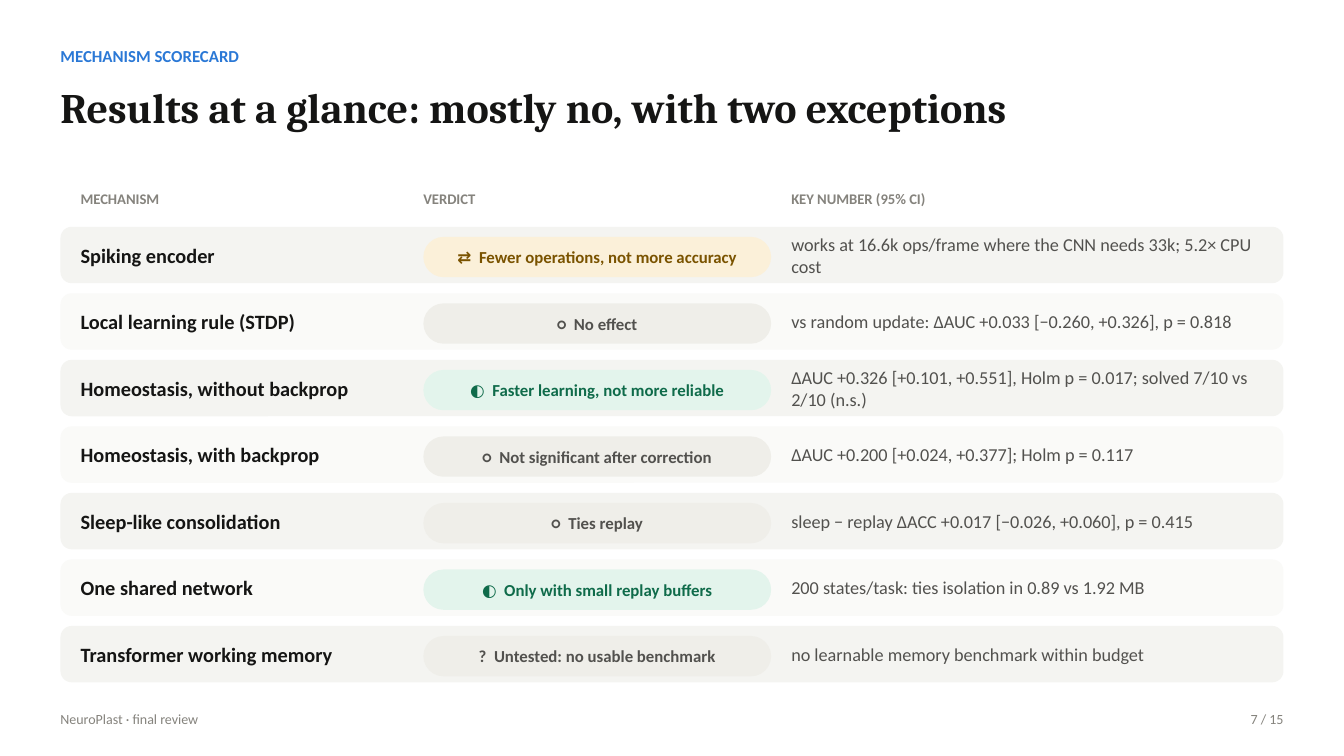
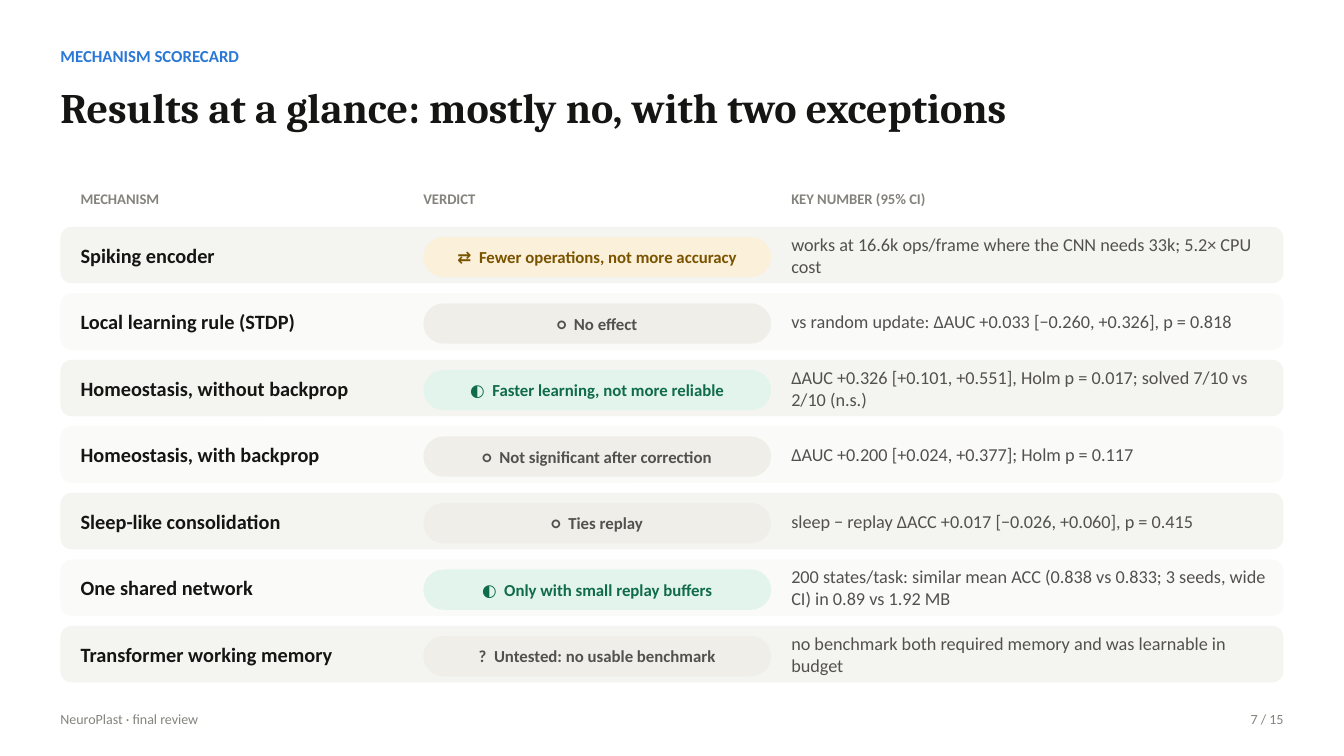
Before and after one commit to VT69/NeuroPlast, a slide deck: slide 7 of presentation/NeuroPlast_final_review.pptx. Drawn at 1344x756 pixels with LibreOffice and Linux fonts; fonts in the diff are those of the drawing. Boxes give left, top, right and bottom in pixels: in the first picture for what was removed or moved away, otherwise in the second. Text is boxed around its words. In the diff, an @@ line names an element or a change of style, - is before the commit and + after.

```diff
--- a/presentation/NeuroPlast_final_review.pptx
+++ b/presentation/NeuroPlast_final_review.pptx
@@ text at [791, 570, 1266, 607]: text changed @@
-200 states/task: ties isolation in 0.89 vs 1.92 MB
+200 states/task: similar mean ACC (0.838 vs 0.833; 3 seeds, wide CI) in 0.89 vs 1.92 MB
@@ text at [791, 637, 1226, 675]: text changed @@
-no learnable memory benchmark within budget
+no benchmark both required memory and was learnable in budget
```
Also in this commit, not shown: 4 other slides changed, 27 other files.
